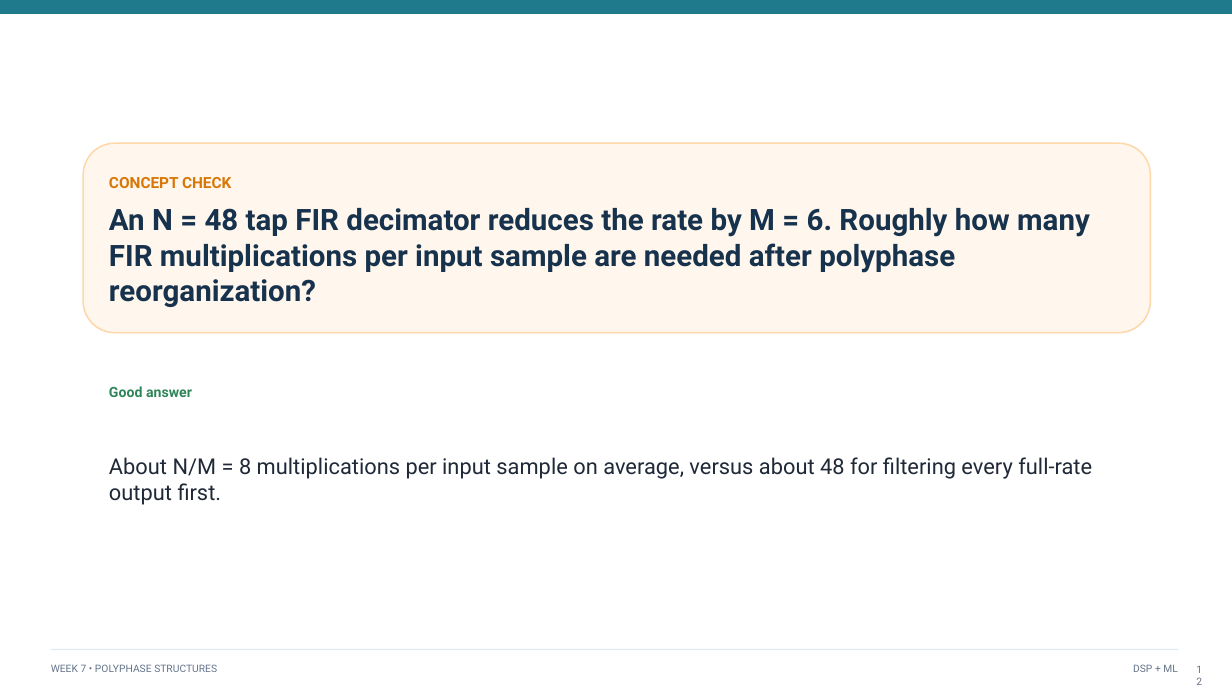
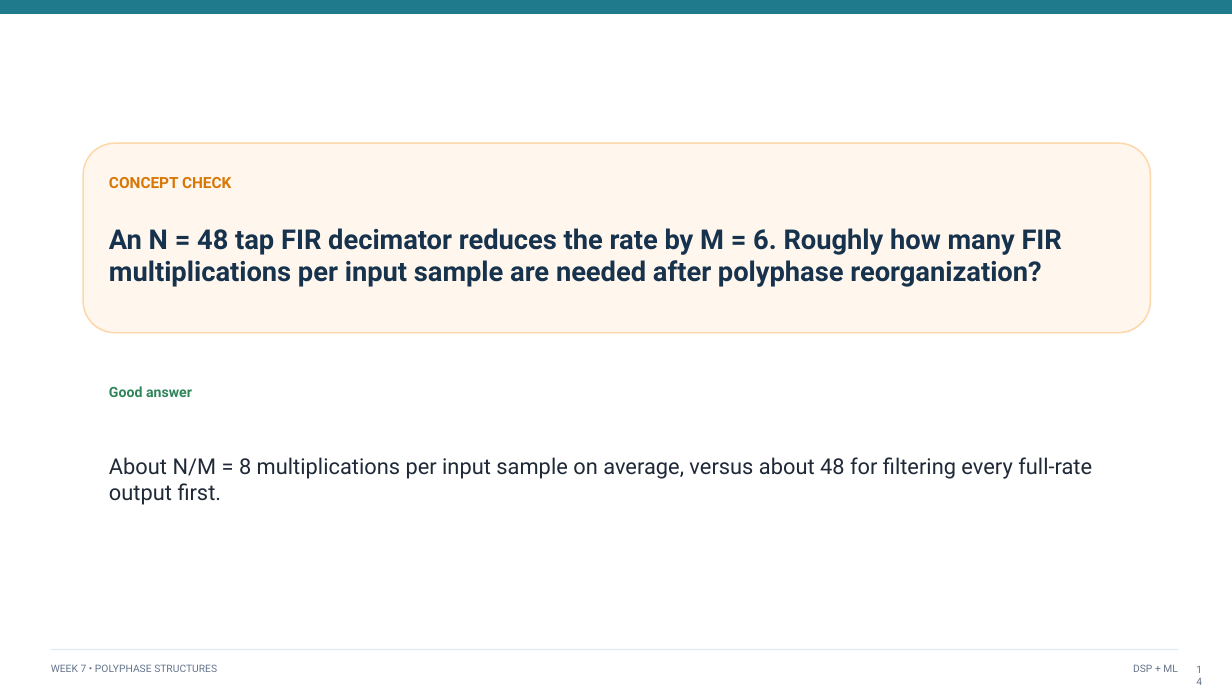
Before and after one commit to mathys2000/ecen45632_f26, a slide deck: slide 14 of python/CourseDesign/Week07e/Week7_Lecture13_Polyphase_Efficient_Decimation.pptx (slide 12 before the commit). Drawn at 1232x693 pixels with LibreOffice and Linux fonts; fonts in the diff are those of the drawing. Boxes give left, top, right and bottom in pixels: in the first picture for what was removed or moved away, otherwise in the second. Text is boxed around its words. In the diff, an @@ line names an element or a change of style, - is before the commit and + after.

```diff
--- a/python/CourseDesign/Week07e/Week7_Lecture13_Polyphase_Efficient_Decimation.pptx
+++ b/python/CourseDesign/Week07e/Week7_Lecture13_Polyphase_Efficient_Decimation.pptx
@@ text "An N = 48 tap ..." at (109,228,1062,287): size 23 to 21.3 pt @@
```
Also in this commit, not shown: 5 other slides changed, 2 slides added, 27 other files.
